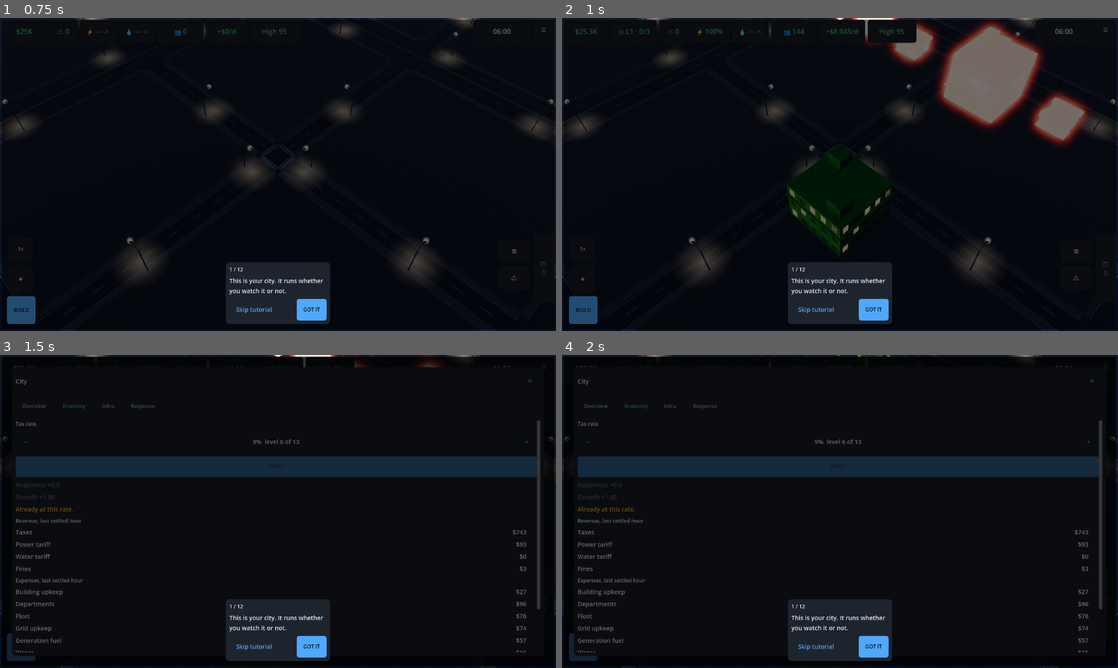
Above: before the commit, frames 1-4 (two rows, left to right).
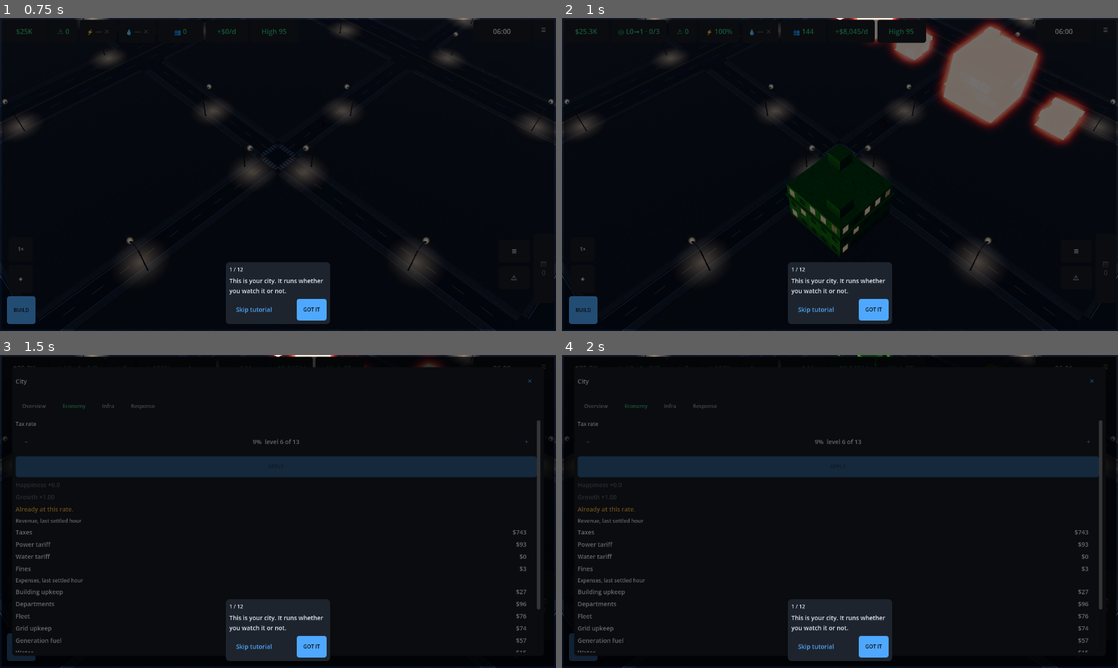
Above: after the commit, the same moments.

Repository: TechBran/slacum-city
Game: Godot game, scene res://game/main.tscn
The game is run twice, just before and just after one commit, with the same random seed, the same clock (stepped at 60 frames per second) and the same inputs.
Inputs:
- Up to frame 1 (0.75 s): click "NEW CITY" at 0.5 s
- Up to frame 2 (1 s): no input
- Up to frame 3 (1.5 s): click "$25.3K" at 1.25 s
- Up to frame 4 (2 s): no input

Frame 1 is identical in both runs. In frame 2, 0.5% of the frame differs, in the area x 12-66%, y 0-8%; in frame 3, less than 0.1%; in frame 4, less than 0.1%.

Commit message:
Fix the level chip lying about the city's level (user playtest, 2026-08-21)
"High rise says I need level 3 but I AM level 3" — the build gate was
correct; the goal chip was showing the TARGET level (the active card,
earned+1) as a bare "L3" while the city held level 2, so the player
reasonably believed the requirement was met. The chip now reads
"L{city}->{target} · x/y" and the goals sheet gained a standing line
("You are Level 2 — completing these goals reaches Level 3"), covering
both directions (the population backstop can outrun the curriculum).
Tests re-pinned to the new contract.

Rule for the future, recorded in the class docs: any surface that shows
a level must name WHICH level — held or target.

Suite: 2,083 tests / 522,305 asserts, 0 failed, 0 silent.

Co-Authored-By: Claude Fable 5 <noreply@anthropic.com>
Claude-Session: https://claude.ai/code/session_016V1Lu8kx1mfpeLa7xidnwc

Diff:
--- a/data/strings.en.json
+++ b/data/strings.en.json
@@ -380,6 +380,8 @@
 	"ui_goal_l6_tower_one": "Take {target} building all the way to level 6",
 	"ui_goals_backstop": "Or grow to {target} residents — the level arrives either way.",
 	"ui_goals_chip": "Level and goals",
+	"ui_goals_standing_below": "You are Level {city} — completing these goals reaches Level {level}.",
+	"ui_goals_standing_above": "Your city is already Level {city}; this is the Level {level} curriculum.",
 	"ui_goals_close": "Close goals",
 	"ui_goals_complete_badge": "✦",
 	"ui_goals_complete_body": "You have built housing, power, shops, a budget, a response and your own water. Now keep it alive.",
--- a/tests/test_ui_goals.gd
+++ b/tests/test_ui_goals.gd
@@ -57,8 +57,11 @@
 	var chip := model.chip_view()
 	assert_true(bool(chip["visible"]), "a fresh city has a curriculum to show")
 	assert_eq(int(chip["level"]), 1)
-	assert_true(str(chip["text"]).begins_with("L1"),
-			"the chip leads with the level: %s" % chip["text"])
+	# `L{city}->{target}`: the chip names BOTH levels since the 2026-08-21
+	# playtest, where "L3" alone taught a level-2 player they were level 3.
+	assert_true(str(chip["text"]).begins_with("L0→1"),
+			"the chip leads with city→target: %s" % chip["text"])
+	assert_eq(int(chip["city_level"]), 0)
 	assert_true(str(chip["text"]).ends_with("0/3"),
 			"and ends with the fraction: %s" % chip["text"])
 
@@ -278,7 +281,7 @@
 	root.refresh_goals()
 	var button := hud.chip_button(HudModel.CHIP_GOALS)
 	assert_ne(button, null, "the chip is on the bar")
-	assert_true(button.text.contains("L1"), "and reads its level: %s" % button.text)
+	assert_true(button.text.contains("L0→1"), "and reads city→target: %s" % button.text)
 	_finish(mounted["sim"] as CitySim, GoalSystem.top_level())
 	root.refresh_goals()
 	assert_eq(hud.chip_button(HudModel.CHIP_GOALS), null,
--- a/ui/goals_model.gd
+++ b/ui/goals_model.gd
@@ -57,10 +57,16 @@
 	var level: int = sim.goals.active_level()
 	if level == GoalSystem.LEVEL_COMPLETE:
 		return {"visible": false, "text": "", "level": 0, "label": _t("ui_goals_title")}
+	# The chip names BOTH levels — the one the city HOLDS and the one the goals
+	# reach — because "L3 · 1/4" alone taught a level-2 player they were level 3
+	# and the build sheet then looked broken when it asked for 3 (playtest,
+	# 2026-08-21). `city→target` is the transition the card actually sells.
+	var city_level: int = sim.progression.city_level
 	return {
 		"visible": true,
-		"text": "L%d %s %s" % [level, SEPARATOR, sim.goals.chip_text()],
+		"text": "L%d→%d %s %s" % [city_level, level, SEPARATOR, sim.goals.chip_text()],
 		"level": level,
+		"city_level": city_level,
 		"label": _t("ui_goals_chip"),
 	}
 
--- a/ui/goals_sheet.gd
+++ b/ui/goals_sheet.gd
@@ -50,6 +50,11 @@
 var _body: VBoxContainer
 
 var _level_badge: Label
+## "You are Level 2 — completing these reaches Level 3." The one line that
+## keeps the badge honest: the badge names the TARGET level, and a playtest
+## (2026-08-21) showed a player reading it as the level they HELD, then filing
+## the build sheet's correct Level-3 gate as a bug.
+var _level_standing: Label
 var _level_name: Label
 var _level_intent: Label
 var _level_teaches: Label
@@ -151,6 +156,9 @@
 	head.add_theme_constant_override(&"separation", int(_spacing))
 	_level_badge = UIWidgets.label("Badge", "", &"Wordmark")
 	head.add_child(_level_badge)
+	_level_standing = UIWidgets.label("Standing", "", &"Caption")
+	_level_standing.autowrap_mode = TextServer.AUTOWRAP_WORD_SMART
+	head.add_child(_level_standing)
 	_level_name = UIWidgets.label("Name", "", &"SeverityBadge")
 	_level_name.size_flags_horizontal = Control.SIZE_EXPAND_FILL
 	_level_name.vertical_alignment = VERTICAL_ALIGNMENT_CENTER
@@ -281,6 +289,16 @@
 			{"level": int(view["level"])}, "L%d" % int(view["level"])) if not complete \
 			else UIWidgets.t(config, "ui_goals_complete_badge", "✦")
 	_level_name.text = str(view["title"])
+	var standing_city := int(view.get("city_level", 0))
+	var standing_target := int(view["level"])
+	if complete or standing_city == standing_target:
+		_level_standing.visible = false
+	else:
+		_level_standing.visible = true
+		_level_standing.text = UIWidgets.t_args(config,
+				"ui_goals_standing_below" if standing_city < standing_target
+				else "ui_goals_standing_above",
+				{"city": standing_city, "level": standing_target})
 	_level_intent.text = str(view["intent"])
 	_level_teaches.text = str(view["teaches"])
 	_level_teaches.visible = _level_teaches.text != ""
